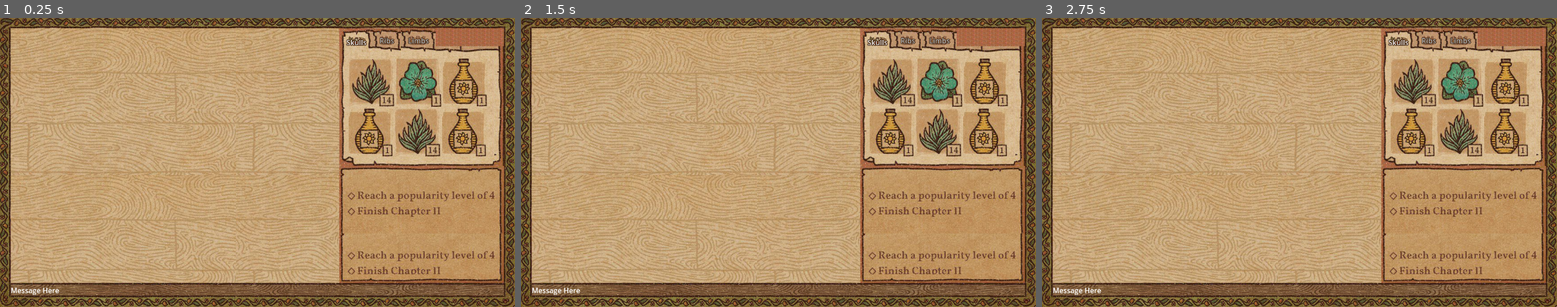
Above: before the commit, frames 1-3 (left to right).
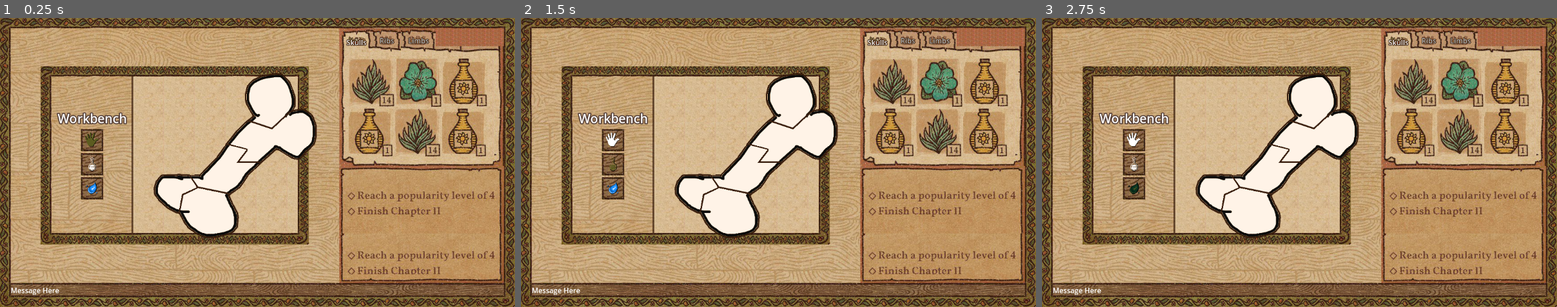
Above: after the commit, the same moments.

Repository: MarianoGnu/DrBones
Game: Godot game, scene res://playground/test.tscn
The game is run twice, just before and just after one commit, with the same random seed, the same clock (stepped at 60 frames per second) and the same inputs.
Inputs (mouse positions are in pixels of both pictures, inside the frame that each line leads up to):
- Up to frame 1 (0.25 s): no input
- Up to frame 2 (1.5 s): click (613, 139) at 0.52 s; click (613, 165) at 1.27 s
- Up to frame 3 (2.75 s): click (1134, 188) at 2.02 s

The runs differ from the first frame. In frame 1, 21% of the frame differs, in the area x 7-62%, y 16-79%; in frame 2, 21%; in frame 3, 21%.

Commit message:
Puzzle parts can now be moved

Diff:
--- a/project/playground/Puzzle/puzzle.gd
+++ b/project/playground/Puzzle/puzzle.gd
@@ -3,7 +3,9 @@
 @export var parts: Array[MeshInstance2D] = []
 
 var _hovered_mouse_pick: PuzzleMousePick
-var _dragging: bool = false
+var _is_dragging: bool = false
+var _drag_acum: Vector2
+var _drag_part_start_pos: Vector2
 
 func _ready() -> void:
 	for part in parts:
@@ -15,19 +17,45 @@
 				child.mouse_exited.connect(_on_mouse_pick_mouse_exited.bind(child))
 
 
-# Called every frame. 'delta' is the elapsed time since the previous frame.
-func _process(_delta: float) -> void:
-	pass
+func _gui_input(event: InputEvent) -> void:
+	if event is InputEventMouseButton:
+		if event.button_index == MOUSE_BUTTON_LEFT:
+			if _is_dragging and not event.pressed:
+				_is_dragging = false
+			elif not _is_dragging and event.pressed and _hovered_mouse_pick != null:
+				_is_dragging = true
+				var part := _hovered_mouse_pick.get_parent() as MeshInstance2D
+				assert(part != null, "Invalid parent of PuzzleMousePick")
+				_drag_part_start_pos = part.global_position
+				_drag_acum = Vector2.ZERO
+	if event is InputEventMouseMotion and _is_dragging:
+		assert(_hovered_mouse_pick != null, "Invalid state, cannot drag without a valid target")
+		var part := _hovered_mouse_pick.get_parent() as MeshInstance2D
+		assert(part != null, "Invalid parent of PuzzleMousePick")
+		_drag_acum += event.relative
+		part.global_position = _drag_part_start_pos + _drag_acum
+		var puzzle_rect: Rect2 = get_global_rect()
+		var rect: Rect2 = part.get_global_rect()
+		if rect.position.x < puzzle_rect.position.x:
+			part.position.x += puzzle_rect.position.x - rect.position.x
+		elif rect.end.x > puzzle_rect.end.x:
+			part.position.x += puzzle_rect.end.x - rect.end.x
+		if rect.position.y < puzzle_rect.position.y:
+			part.position.y += puzzle_rect.position.y - rect.position.y
+		elif rect.end.y > puzzle_rect.end.y:
+			part.position.y += puzzle_rect.end.y - rect.end.y
+
+
 
 func _on_joint_area_entered(joint_a: PuzzleJoint, joint_b: PuzzleJoint):
 	pass
 
 func _on_mouse_pick_mouse_entered(picker: PuzzleMousePick):
-	if !_dragging:
+	if !_is_dragging:
 		_hovered_mouse_pick = picker
 		print("Hover: ", picker.get_parent().name)
 
 func _on_mouse_pick_mouse_exited(picker: PuzzleMousePick):
-	if !_dragging and _hovered_mouse_pick == picker:
+	if !_is_dragging and _hovered_mouse_pick == picker:
 		_hovered_mouse_pick = null
 		print("Hover: nothing")
--- a/project/playground/Puzzle/puzzle.tscn
+++ b/project/playground/Puzzle/puzzle.tscn
@@ -6,6 +6,7 @@
 [ext_resource type="Texture2D" uid="uid://34fqhi8kvx7d" path="res://playground/Puzzle/part1.png" id="3_wu75h"]
 [ext_resource type="Texture2D" uid="uid://b7kolnqwtueve" path="res://playground/Puzzle/part2.png" id="4_rcjsg"]
 [ext_resource type="Texture2D" uid="uid://cevw17njkitsk" path="res://playground/Puzzle/part3.png" id="5_0afac"]
+[ext_resource type="Script" path="res://playground/Puzzle/puzzle_part.gd" id="5_87t5v"]
 [ext_resource type="Script" path="res://playground/Puzzle/joint.gd" id="5_n4g2b"]
 [ext_resource type="Script" path="res://playground/Puzzle/mouse_pick.gd" id="6_8vd6p"]
 [ext_resource type="Texture2D" uid="uid://bgggu2ibp2naq" path="res://playground/Puzzle/part4.png" id="6_ymtfm"]
@@ -122,6 +123,7 @@
 position = Vector2(204, 194)
 mesh = SubResource("ArrayMesh_fwbh2")
 texture = ExtResource("3_wu75h")
+script = ExtResource("5_87t5v")
 
 [node name="Joint" type="Area2D" parent="Part1"]
 position = Vector2(106, -78)
@@ -144,6 +146,7 @@
 position = Vector2(204, 194)
 mesh = SubResource("ArrayMesh_m3je7")
 texture = ExtResource("4_rcjsg")
+script = ExtResource("5_87t5v")
 
 [node name="Joint" type="Area2D" parent="Part2"]
 position = Vector2(106, -78)
@@ -177,6 +180,7 @@
 position = Vector2(204, 194)
 mesh = SubResource("ArrayMesh_dokse")
 texture = ExtResource("5_0afac")
+script = ExtResource("5_87t5v")
 
 [node name="Joint" type="Area2D" parent="Part3"]
 position = Vector2(50, -29)
@@ -222,6 +226,7 @@
 position = Vector2(204, 194)
 mesh = SubResource("ArrayMesh_hx3rh")
 texture = ExtResource("6_ymtfm")
+script = ExtResource("5_87t5v")
 
 [node name="Joint" type="Area2D" parent="Part4"]
 position = Vector2(-27, 61)
@@ -245,6 +250,7 @@
 position = Vector2(204, 194)
 mesh = SubResource("ArrayMesh_0ok0t")
 texture = ExtResource("7_so1kd")
+script = ExtResource("5_87t5v")
 
 [node name="Joint" type="Area2D" parent="Part5"]
 position = Vector2(-69, 44)
--- /dev/null
+++ b/project/playground/Puzzle/puzzle_part.gd
@@ -0,0 +1,25 @@
+class_name PuzzlePart extends MeshInstance2D
+
+var _rect: Rect2
+
+func _ready() -> void:
+	var array_mesh = mesh as ArrayMesh
+	if (array_mesh == null):
+		push_error("Can't construct Rect2 of invalid ArrayMesh " + name)
+		return
+	for surface_idx in range(array_mesh.get_surface_count()):
+		for point in array_mesh.surface_get_arrays(surface_idx)[ArrayMesh.ARRAY_VERTEX]:
+			if _rect.position == Vector2.ZERO:
+				_rect.position = Vector2(point.x, point.y)
+			else:
+				_rect = _rect.expand(Vector2(point.x, point.y))
+
+func get_rect():
+	var local_rect: Rect2 = _rect
+	local_rect.position += position
+	return local_rect
+
+func get_global_rect():
+	var local_rect: Rect2 = _rect
+	local_rect.position += global_position
+	return local_rect
--- a/project/playground/test.tscn
+++ b/project/playground/test.tscn
@@ -1,5 +1,6 @@
-[gd_scene load_steps=5 format=3 uid="uid://bxuyig65r05md"]
+[gd_scene load_steps=6 format=3 uid="uid://bxuyig65r05md"]
 
+[ext_resource type="PackedScene" uid="uid://duk75biqtqgu6" path="res://workbench.tscn" id="1_bjsc8"]
 [ext_resource type="Texture2D" uid="uid://bijy207w7he2p" path="res://playground/Potion-Craft-shop-screenshot.jpg" id="1_k38vh"]
 
 [sub_resource type="AtlasTexture" id="AtlasTexture_7b0cd"]
@@ -45,6 +46,9 @@
 size_flags_horizontal = 3
 size_flags_stretch_ratio = 2.0
 theme_type_variation = &"ScenePanel"
+
+[node name="Workbench" parent="PanelContainer/VBoxContainer/HBoxContainer/PanelContainer" instance=ExtResource("1_bjsc8")]
+layout_mode = 2
 
 [node name="VBoxContainer" type="VBoxContainer" parent="PanelContainer/VBoxContainer/HBoxContainer"]
 layout_mode = 2
Not shown: 1 places in project/playground/Puzzle/puzzle.tscn that only renumber resources
